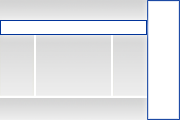
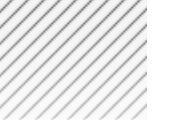
The second (180, 120) image is a revision of the first. Changes to its layers:
hid "ads_horizontal" over <box>0,20,147,35</box>
hid "ads_vertical" over <box>147,0,180,120</box>
added layer "content_panorama_custom_page" above "content_panorama_custom_main" over <box>0,0,147,120</box>
added layer "content_panorama_custom_main" above "content_panorama" over <box>0,24,147,96</box>
showed "content_panorama" over <box>0,24,147,96</box>
showed "content_blog" over <box>0,24,111,96</box>
hid "sidebar_left" over <box>0,24,34,96</box>
hid "sidebar_right" over <box>113,24,147,96</box>
